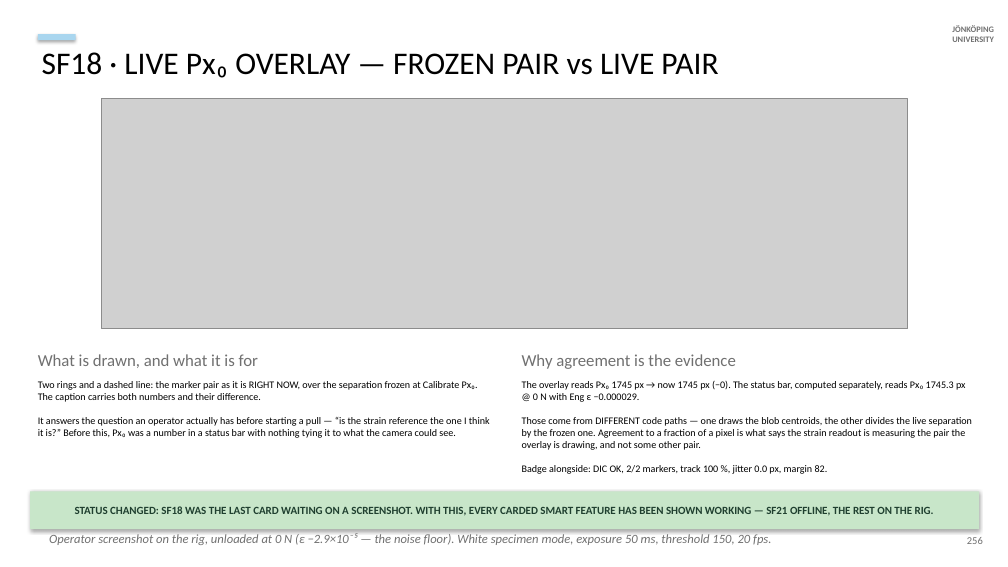
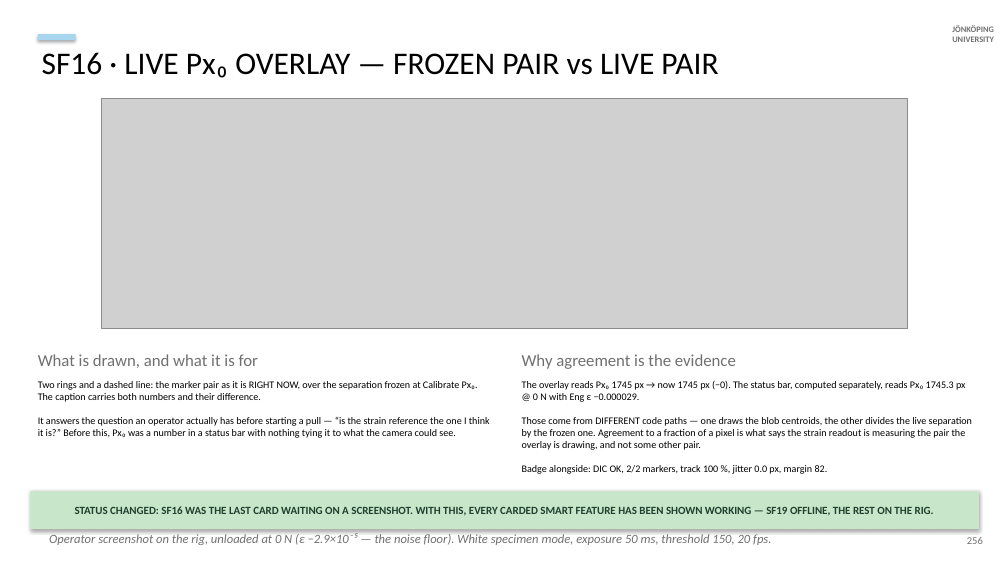
Before and after one commit to AdithyaSivakumar-3/UTM, a slide deck: slide 116 of documentation/decks/V6a_8_6_20_slides.pptx. Drawn at 1008x567 pixels with LibreOffice and Linux fonts; fonts in the diff are those of the drawing; grey boxes stand for pictures. Boxes give left, top, right and bottom in pixels: in the first picture for what was removed or moved away, otherwise in the second. Text is boxed around its words. In the diff, an @@ line names an element or a change of style, - is before the commit and + after.

```diff
--- a/documentation/decks/V6a_8_6_20_slides.pptx
+++ b/documentation/decks/V6a_8_6_20_slides.pptx
@@ text at <box>42,52,718,78</box>: text changed @@
-SF18 · LIVE Px₀ OVERLAY — FROZEN PAIR vs LIVE PAIR
+SF16 · LIVE Px₀ OVERLAY — FROZEN PAIR vs LIVE PAIR
@@ text in rectangle at <box>75,506,934,515</box>: text changed @@
-STATUS CHANGED: SF18 WAS THE LAST CARD WAITING ON A SCREENSHOT. WITH THIS, EVERY CARDED SMART FEATURE HAS BEEN SHOWN WORKING — SF21 OFFLINE, THE REST ON THE RIG.
+STATUS CHANGED: SF16 WAS THE LAST CARD WAITING ON A SCREENSHOT. WITH THIS, EVERY CARDED SMART FEATURE HAS BEEN SHOWN WORKING — SF19 OFFLINE, THE REST ON THE RIG.
```
Also in this commit, not shown: 13 other slides changed, 13 other files.
